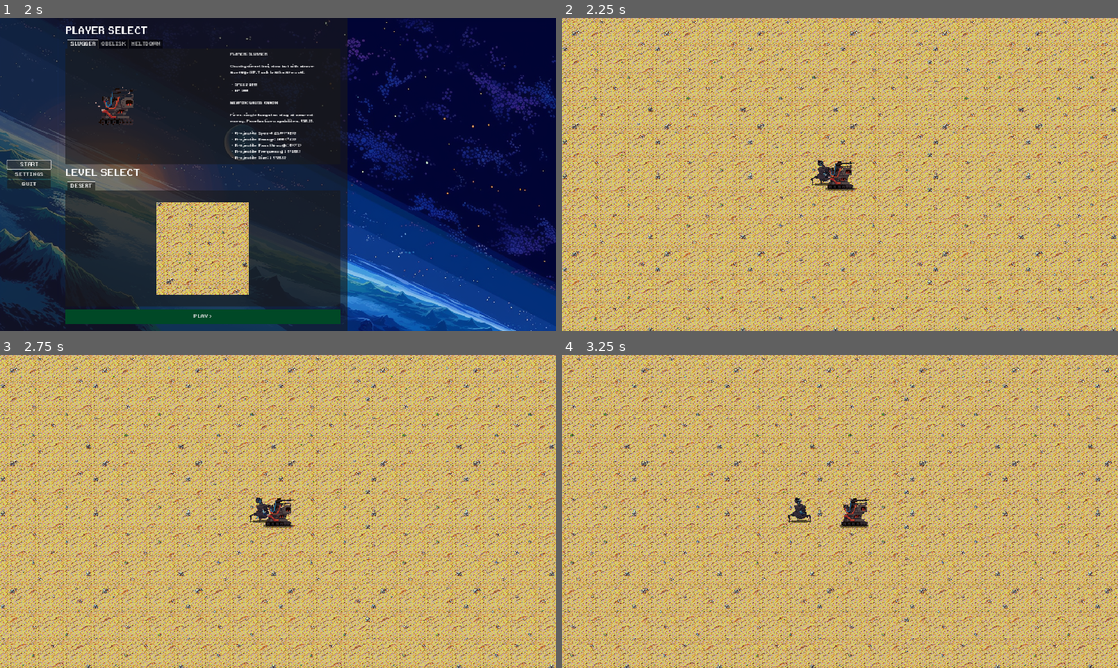
Above: before the commit, frames 1-4 (two rows, left to right).
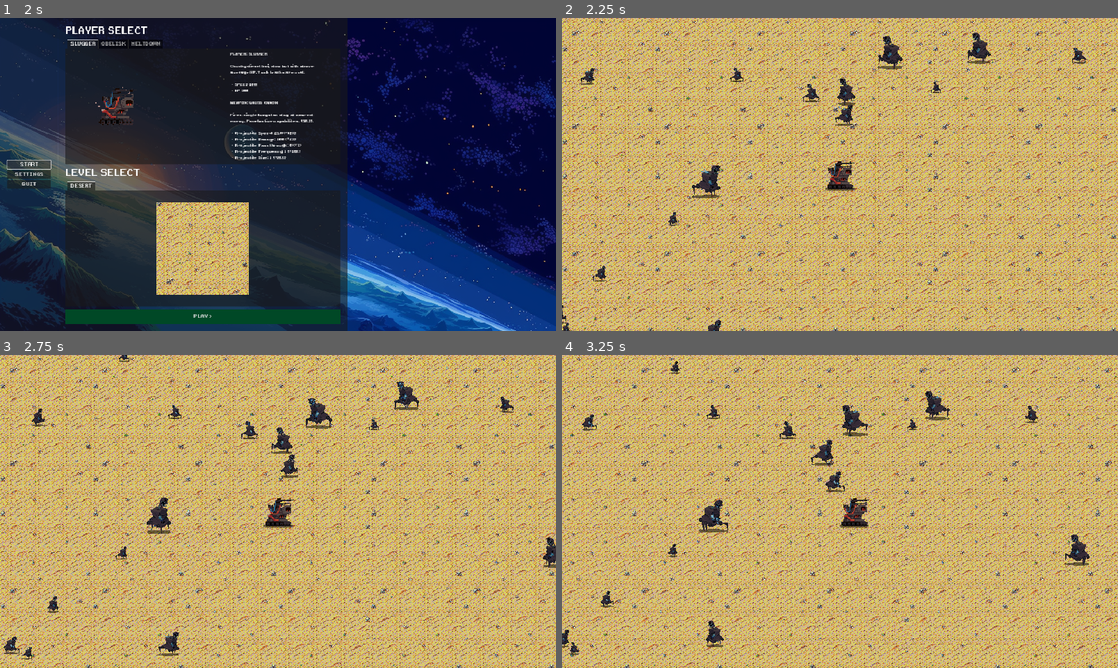
Above: after the commit, the same moments.

Repository: meridew/ROTR-v6
Game: Godot game, scene res://Main.tscn
The game is run twice, just before and just after one commit, with the same random seed, the same clock (stepped at 60 frames per second) and the same inputs.
Inputs:
- Up to frame 1 (2 s): click "START" at 0.5 s; click "START" at 1.25 s
- Up to frame 2 (2.25 s): click "PLAY >" at 2 s
- Up to frame 3 (2.75 s): no input
- Up to frame 4 (3.25 s): hold D (right) from 2.78 s (still down)

Frame 1 is identical in both runs. In frame 2, 4.8% of the frame differs, in the area x 0-100%, y 0-100%; in frame 3, 5.1%; in frame 4, 18%.

Commit message:
Tweaks to MobState class and BaseMob

Diff:
--- a/classes/MobState.gd
+++ b/classes/State.gd
@@ -1,10 +1,11 @@
 class_name State
 
-enum States {
+enum Type {
 	IDLE,
 	DEFAULT,
 	CHARGE,
-	LUNGE
+	LUNGE,
+	CIRCLE
 }
 
 var mob
@@ -49,7 +50,7 @@
 			mob.set_sprite(Vector2.ZERO)
 		else:
 			timer = 0
-			mob.change_state(State.States.DEFAULT)
+			mob.change_state(State.Type.DEFAULT)
 
 class LungeState extends State:
 	var lunge_timer = 0
@@ -78,4 +79,29 @@
 			lunge_count += 1
 			if lunge_count >= max_lunges:
 				lunge_count = 0
-				mob.change_state(States.DEFAULT) # Pass state name as string
+				mob.change_state(State.Type.DEFAULT) # Pass state name as string
+
+class CircleState extends State:
+	var circle_timer = 0
+	var circle_duration = 100
+	var radius = 1000
+	var angle_speed = 1
+
+	func behavior(delta):
+		circle_timer += delta
+		if circle_timer < circle_duration:
+			# Compute a circling direction with gradually reducing radius
+			var direction = (mob.player.global_position - mob.global_position).normalized()
+			var perpendicular = Vector2(direction.y, -direction.x)
+			var circling_point = mob.player.global_position + direction * radius + perpendicular.rotated(angle_speed * circle_timer) * radius
+			direction = (circling_point - mob.global_position).normalized() * mob.stats.speed.current_value
+
+			# Decrease the radius to move closer to the player
+			radius -= mob.stats.speed.current_value * delta
+
+			mob.intended_velocity = direction
+			mob.set_sprite(direction)
+		else:
+			circle_timer = 0
+			radius = 150
+			mob.change_state(State.Type.DEFAULT)
--- a/classes/mob/BaseMob.gd
+++ b/classes/mob/BaseMob.gd
@@ -7,26 +7,34 @@
 var stats: Stats
 var statuses: Statuses
 var intended_velocity: Vector2 = Vector2.ZERO
-var states
-var mob_state # new instance variable for current state
+var states: Dictionary = {}
+var mob_state: State
+var mob_scale
 
 func _init():
-	mass = 1
+
+	mob_scale = randf_range(0.5, 2)
+
 	stats = Stats.new()
 	stats.add_stat('speed', randf_range(80, 120))
-	stats.add_stat('scale', randf_range(1, 2))
+	stats.add_stat('scale', mob_scale)
+	stats.add_stat('mass', mob_scale * 10.0)
+
 	statuses = Statuses.new()
 	statuses.add_status('wander', 1.6, 10)
+
 	states = {
-		State.States.IDLE: State.IdleState.new(self),
-		State.States.DEFAULT: State.DefaultState.new(self),
-		State.States.CHARGE: State.ChargeState.new(self),
-		State.States.LUNGE: State.LungeState.new(self),
+		State.Type.IDLE: State.IdleState.new(self),
+		State.Type.DEFAULT: State.DefaultState.new(self),
+		State.Type.CHARGE: State.ChargeState.new(self),
+		State.Type.LUNGE: State.LungeState.new(self),
+		State.Type.CIRCLE: State.CircleState.new(self),
 	}
-	change_state(State.States.CHARGE) # change state with enum
+
+	change_state(State.Type.DEFAULT)
 
 func _ready():
-	global_position = Vector2(randi_range(-100,100),randi_range(-100,100))
+	global_position = Vector2(randi_range(-5000,5000),randi_range(-5000,5000))
 	animated_sprite.set_frame_and_progress(randf_range(0, animated_sprite.sprite_frames.get_frame_count('moving')), randf())
 	animated_sprite.scale = Vector2(stats.scale.current_value,stats.scale.current_value)
 	collision_shape.scale = Vector2(stats.scale.current_value,stats.scale.current_value)
@@ -41,7 +49,7 @@
 func _integrate_forces(state):
 	state.set_linear_velocity(intended_velocity)
 
-func change_state(state_name: State.States):
+func change_state(state_name: State.Type):
 	mob_state = states[state_name]
 
 func set_sprite(direction: Vector2):
--- a/classes/player/BasePlayer.gd
+++ b/classes/player/BasePlayer.gd
@@ -15,7 +15,7 @@
 var input_direction = Vector2.ZERO
 
 func _init():
-	mass = 100
+	mass = 10
 	stats = Stats.new()
 	stats.add_stat('hp',100)
 	stats.add_stat('hp_max',100)
--- a/classes/player/BasePlayer.tscn
+++ b/classes/player/BasePlayer.tscn
@@ -7,7 +7,6 @@
 
 [sub_resource type="PhysicsMaterial" id="PhysicsMaterial_0hbtw"]
 friction = 0.0
-rough = true
 absorbent = true
 
 [sub_resource type="CircleShape2D" id="CircleShape2D_e8vjy"]
--- a/classes/pools/mob_pool/MobPool.gd
+++ b/classes/pools/mob_pool/MobPool.gd
@@ -5,7 +5,7 @@
 var boss_mobs_max = 10
 var boss_mob_pool_active = {}
 var boss_mob_pool_inactive = {}
-var mobs_max = 1
+var mobs_max = 500
 var mob_pool_active = {}
 var mob_pool_inactive = {}
 
@@ -22,6 +22,8 @@
 	for i in range(mobs_max):
 		mob = mob_scene.instantiate()
 		mob.set_player(Global.player)
+		var rand = State.Type.values()[randi() % State.Type.size()]
+		mob.change_state(rand)
 		mob_pool_inactive[mob.get_instance_id()] = mob
 		add_child(mob)
 
